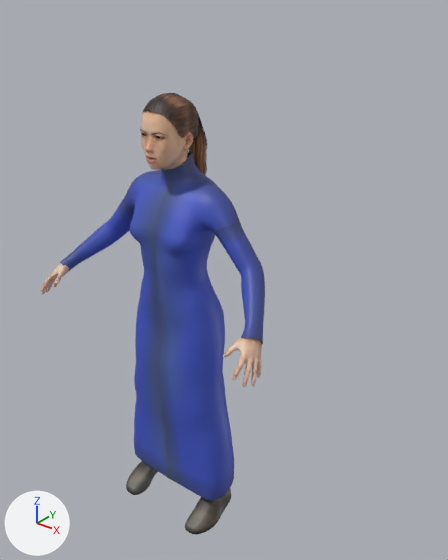
Renders of the FBX model assets/models/yass.fbx from each side of a commit.
Before and after are seen from a 50 mm lens placed at (1.215, -1.318, 1.723), pointed at (0.103, 0.072, 0.862). The lights are fixed; the arrows at lower left show +X, +Y and +Z. The older version comes first. Where no turn or scale is listed for an object, it has been applied to the vertices. Vertices at exactly the same position are counted once.

The older version as bpy lines, for what is in view:
```python
ob_yass_body = bpy.data.objects.new('yass_body', me_base_010)
ob_yass_body.location = (0.0, 0.0, 0.0)
ob_yass_body.rotation_euler = (1.571, 0.0, 0.0)  # degrees (90, 0, 0)
ob_yass_body_maciekg_wizard_robe = bpy.data.objects.new('yass_body.maciekg_wizard_robe', me_mage_robe_001)
ob_yass_body_maciekg_wizard_robe.location = (0.0, 0.0, 0.0)
ob_yass_body_ponytail01 = bpy.data.objects.new('yass_body.ponytail01', me_ponytail01)
ob_yass_body_ponytail01.location = (0.0, 0.0, 0.0)
ob_yass_body_shoes02 = bpy.data.objects.new('yass_body.shoes02', me_shoes02_001)
ob_yass_body_shoes02.location = (0.0, 0.0, 0.0)
```
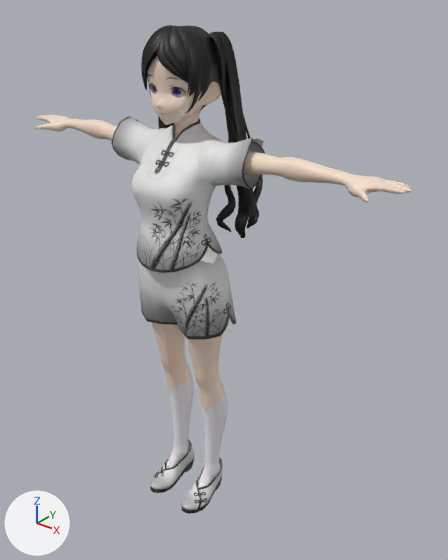
What differs and where, as boxes [x1, y1, x2, y2] in the pictures (448 x 560 px):
'yass_body.maciekg_wizard_robe', deleted (blue): before [60, 152, 265, 500]
'yass_body', reshaped, turned, recoloured: before [41, 111, 262, 387]; after [35, 105, 412, 488]
'yass_jacket', added: after [111, 116, 265, 273]
'yass_hair', added: after [141, 25, 263, 238]
'yass_pants', added: after [138, 254, 236, 339]
'yass_face', added (beige): after [147, 55, 221, 125]
'yass_body.ponytail01', deleted (brown): before [143, 93, 207, 177]
'yass_shoes', added: after [150, 440, 223, 514]
'yass_body.shoes02', deleted: before [126, 461, 231, 535]
'yass_eye_iris', added: after [152, 85, 181, 97]
'yass_eye_white', added: after [151, 86, 185, 98]
part 1 of me_base_010, rebuilt: before [140, 111, 194, 170]; after [157, 105, 203, 171]
part 2 of me_base_010, deleted (beige): before [223, 337, 262, 387]
part 3 of me_base_010, deleted: before [41, 264, 69, 294]
part 4 of me_base_010, reshaped: after [35, 114, 412, 488]

Patch to the scene script:
```diff
--- a/assets/models/yass.fbx.py
+++ b/assets/models/yass.fbx.py
@@ me_base_010 @@
 # used by ob_yass_body; location = (0.0, 0.0, 0.0); rotation_euler = (1.571, 0.0, 0.0), in degrees (90, 0, 0)
-me_base_010.from_pydata(...)  # 7706 vertices, 7622 faces; spans x -0.438..0.438, y 0.153..1.435, z -0.041..0.265
-me_base_010.materials.append(mat_yass_body_body_fbx)  # picture img_young_lightskinned_female_diffuse3_png_1024_png
-me_base_010.materials.append(mat_yass_body_lips_fbx)  # picture img_young_lightskinned_female_diffuse3_png_1024_png
-me_base_010.materials.append(mat_yass_body_fingernails_fbx)  # picture img_young_lightskinned_female_diffuse3_png_1024_png
-me_base_010.materials.append(mat_yass_body_ears_fbx)  # picture img_young_lightskinned_female_diffuse3_png_1024_png
+me_base_010.from_pydata(...)  # 4531 vertices, 8776 faces; spans x -0.694..0.694, y 0.007..1.599, z -0.124..0.133
+# me_base_010 part 1: the loose piece of 4368 vertices spanning x -0.079..0.079, y 1.185..1.435, z -0.041..0.138 is rebuilt with 738 vertices and now spans x -0.091..0.091, y 1.192..1.599, z -0.105..0.133, in mat_yass_body_mat (picture img_yass_body_png)
+# me_base_010 part 2: the loose piece of 1649 vertices spanning x 0.344..0.438, y 0.764..0.89, z 0.125..0.265 is deleted
+# me_base_010 part 3: the loose piece of 1649 vertices spanning x -0.438..-0.344, y 0.764..0.89, z 0.125..0.265 is deleted
+# me_base_010 part 4: 40 vertices removed from x -0.175..0.175, y 0.153..0.163, z -0.014..0.049; 3793 vertices added at x -0.694..0.694, y 0.007..1.31, z -0.124..0.096
+me_base_010.materials.append(mat_yass_body_mat)  # picture img_yass_body_png
@@ ob_yass_body_ponytail01 @@
-ob_yass_body_ponytail01 = bpy.data.objects.new('yass_body.ponytail01', me_ponytail01)
@@ ob_yass_body_shoes02 @@
-ob_yass_body_shoes02 = bpy.data.objects.new('yass_body.shoes02', me_shoes02_001)
@@ ob_yass_body @@
 ob_yass_body.location = (0.0, 0.0, 0.0)
-ob_yass_body.rotation_euler = (1.571, 0.0, 0.0)  # degrees (90, 0, 0)
+ob_yass_body.rotation_euler = (1.571, 0.0, -3.142)  # degrees (90, 0, -180)
@@ ob_yass_body_maciekg_wizard_robe @@
-ob_yass_body_maciekg_wizard_robe = bpy.data.objects.new('yass_body.maciekg_wizard_robe', me_mage_robe_001)
@@ ob_yass_eye_white @@
+ob_yass_eye_white = bpy.data.objects.new('yass_eye_white', me_face__merged__clone__baked_011)  # 290 vertices, 528 faces; spans x -0.069..0.069, y -0.0611..-0.0385, z 1.4297..1.4694; in mat_yass_eye_white_mat (picture img_yass_eye_white_png)
+ob_yass_eye_white.location = (0.0, 0.0, 0.0)
@@ ob_yass_face @@
+ob_yass_face = bpy.data.objects.new('yass_face', me_face__merged__clone__baked_012)  # 2214 vertices, 4232 faces; spans x -0.109..0.109, y -0.089..0.056, z 1.358..1.591; in mat_yass_face_mat (picture img_yass_face_png)
+ob_yass_face.location = (0.0, 0.0, 0.0)
@@ ob_yass_hair @@
+ob_yass_hair = bpy.data.objects.new('yass_hair', me_hair001__merged__baked)  # 8122 vertices, 14762 faces; spans x -0.214..0.212, y -0.09..0.169, z 1.01..1.612; in mat_yass_hair_mat (picture img_yass_hair_png)
+ob_yass_hair.location = (0.0, 0.0, 0.0)
@@ ob_yass_eye_iris @@
+ob_yass_eye_iris = bpy.data.objects.new('yass_eye_iris', me_face__merged__clone__baked_009)  # 212 vertices, 368 faces; spans x -0.0543..0.0543, y -0.0594..-0.0499, z 1.435..1.4627; in mat_yass_eye_iris_mat (picture img_yass_eye_iris_png)
+ob_yass_eye_iris.location = (0.0, 0.0, 0.0)
@@ ob_yass_pants @@
+ob_yass_pants = bpy.data.objects.new('yass_pants', me_body__merged__baked_006)  # 326 vertices, 624 faces; spans x -0.177..0.177, y -0.114..0.125, z 0.667..1.007; in mat_yass_pants_mat (picture img_yass_pants_png)
+ob_yass_pants.location = (0.0, 0.0, 0.0)
@@ ob_yass_jacket @@
+ob_yass_jacket = bpy.data.objects.new('yass_jacket', me_body__merged__baked_005)  # 666 vertices, 1274 faces; spans x -0.28..0.28, y -0.151..0.115, z 0.92..1.361; in mat_yass_jacket_mat (picture img_yass_jacket_png)
+ob_yass_jacket.location = (0.0, 0.0, 0.0)
@@ ob_yass_shoes @@
+ob_yass_shoes = bpy.data.objects.new('yass_shoes', me_body__merged__baked_007)  # 296 vertices, 598 faces; spans x -0.124..0.124, y -0.129..0.091, z 0.0..0.124; in mat_yass_shoes_mat (picture img_yass_shoes_png)
+ob_yass_shoes.location = (0.0, 0.0, 0.0)
```
